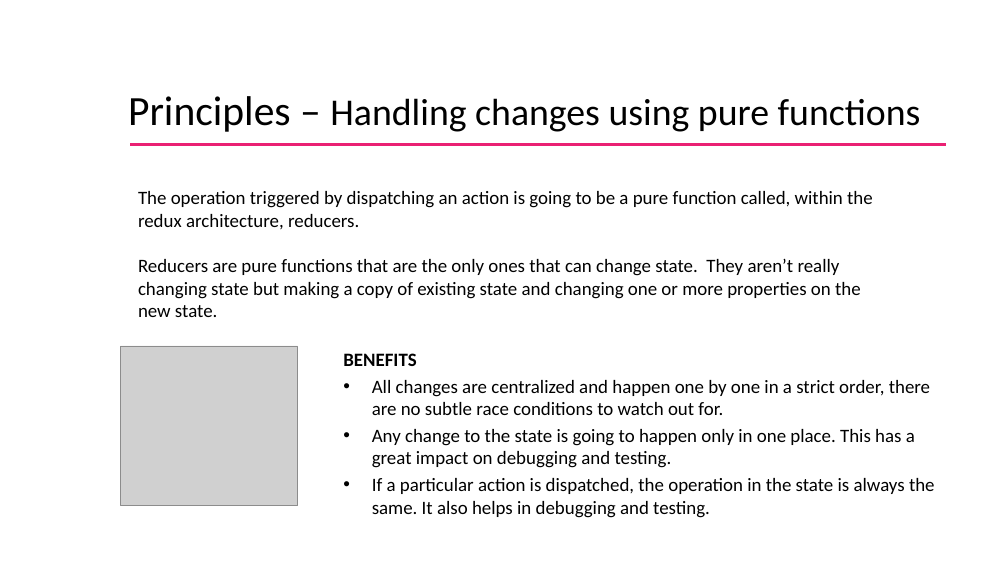
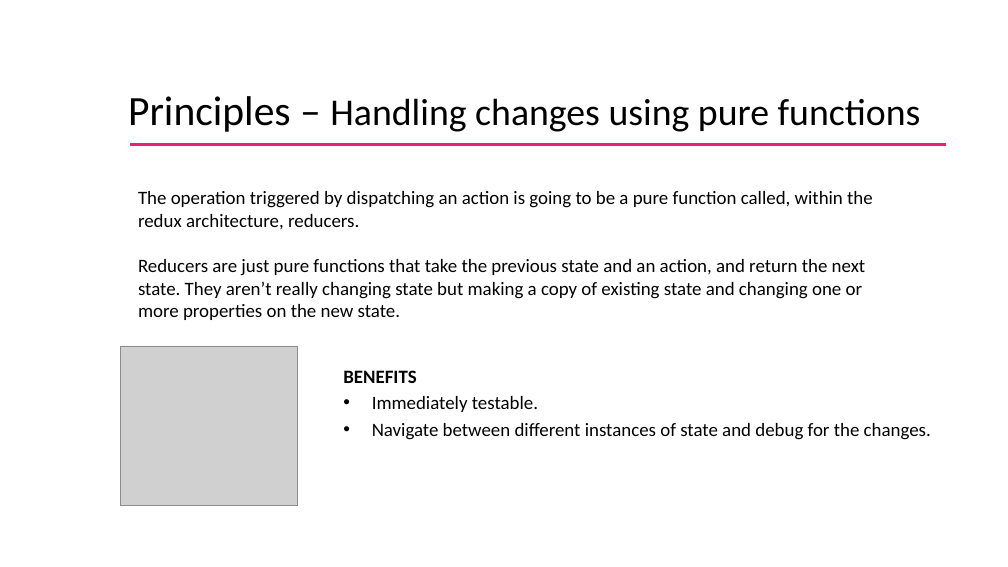
Before and after one commit to rkrandhir/globalForm, a slide deck: slide 10 of NGRX_tech_session.pptx (slide 9 before the commit). Drawn at 1008x567 pixels with LibreOffice and Linux fonts; fonts in the diff are those of the drawing; grey boxes stand for pictures; background and template pictures are left out. Boxes give left, top, right and bottom in pixels: in the first picture for what was removed or moved away, otherwise in the second. Text is boxed around its words. In the diff, an @@ line names an element or a change of style, - is before the commit and + after.

```diff
--- a/NGRX_tech_session.pptx
+++ b/NGRX_tech_session.pptx
@@ text at (138,191,873,320): text changed @@
-The operation triggered by dispatching an action is going to be a pure function called, within the redux architecture, reducers.
-Reducers are pure functions that are the only ones that can change state. They aren’t really changing state but making a copy of existing state and changing one or more properties on the new state.
+The operation triggered by dispatching an action is going to be a pure function called, within the redux architecture, reducers.
+Reducers are just pure functions that take the previous state and an action, and return the next state. They aren’t really changing state but making a copy of existing state and changing one or more properties on the new state.
@@ text "BENEFITS": place and size @@
-text "BENEFITS" at (343,353,935,518)
+text "BENEFITS" at (343,370,931,440)
@@ text at (372,396,931,440): text changed @@
-• All changes are centralized and happen one by one in a strict order, there are no subtle race conditions to watch out for.
-• Any change to the state is going to happen only in one place. This has a great impact on debugging and testing.
-• If a particular action is dispatched, the operation in the state is always the same. It also helps in debugging and testing.
+• Immediately testable.
+• Navigate between different instances of state and debug for the changes.
```
Also in this commit, not shown: 1 other slide changed, 2 slides added, 1 slide removed.
